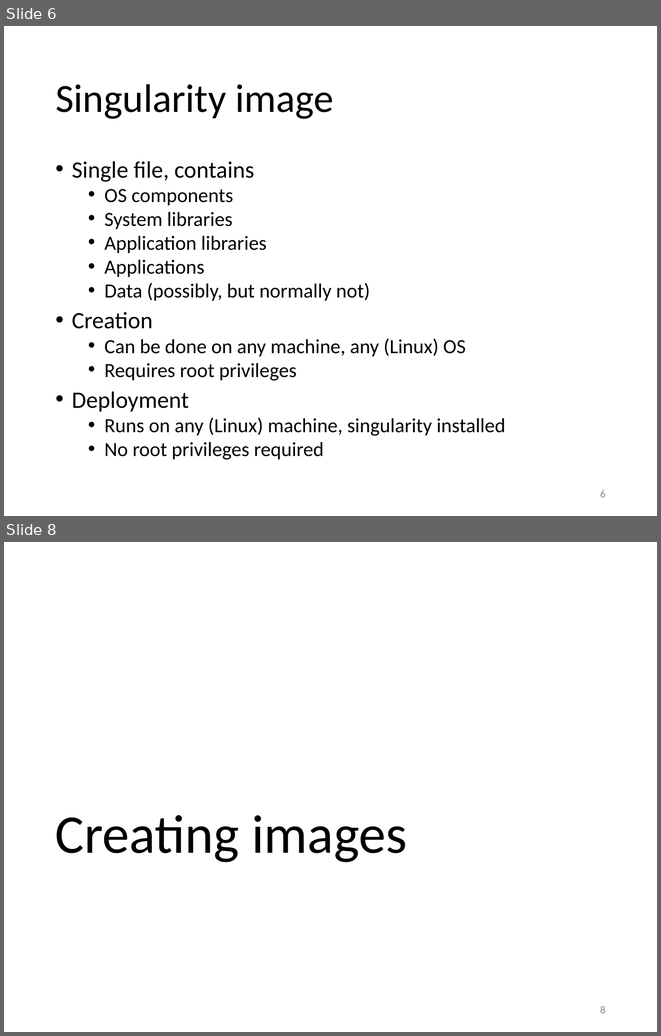
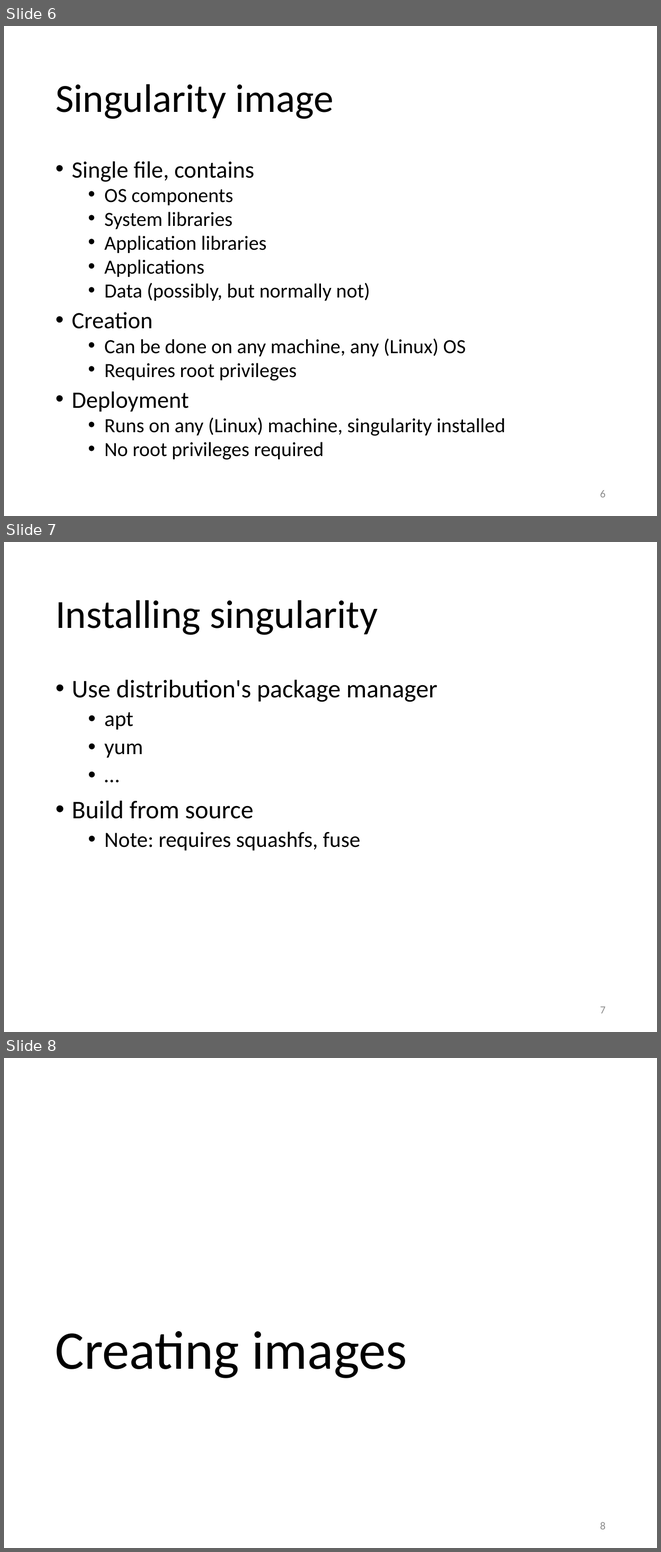
Before and after one commit to gjbex/training-material, a slide deck: Virtualization/singularity.pptx. Shown one above the other, each under a label of ours: slides 6 and 8 before the commit, slides 6, 7 and 8 after it; the slides between them are not shown. The pictures are 661x1036 and 661x1552 pixels, drawn with LibreOffice and Linux fonts; fonts in the diff are those of the drawing. Boxes give left, top, right and bottom in pixels: in the first picture for what was removed or moved away, otherwise in the second. Text is boxed around its words. In the diff, an @@ line names an element or a change of style, - is before the commit and + after.

Commit message:
Update for new Singularity version

```diff
--- a/Virtualization/singularity.pptx
+++ b/Virtualization/singularity.pptx
@@ slide 7 added at (4, 542, 657, 1032), background #FFFFFF @@
@@ title added at (55, 600, 378, 635), 44 pt, text #000000 @@
+Installing singularity
@@ text added at (72, 679, 438, 850), 28 pt, text #000000 @@
+• Use distribution's package manager
+  • apt
+  • yum
+  • …
+• Build from source
+  • Note: requires squashfs, fuse
@@ page number added at (600, 1006, 606, 1013), 12 pt, text #8C8C8C @@
+7
```
Also in this commit, not shown: 1 slide removed.
